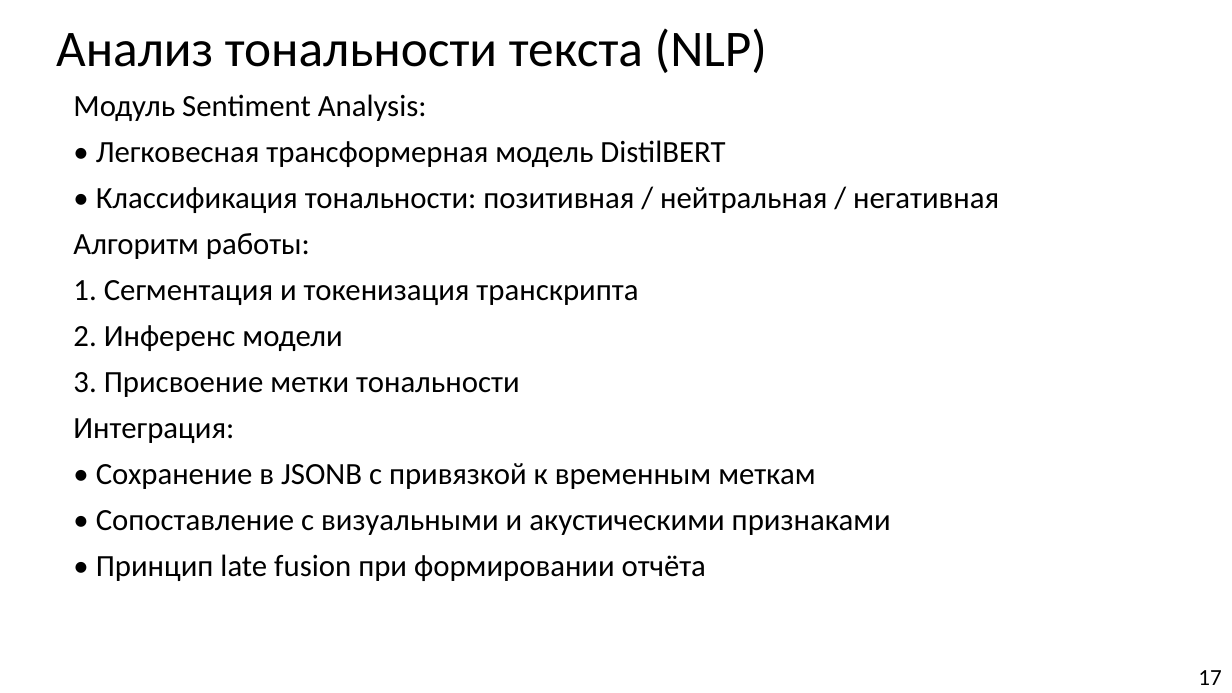
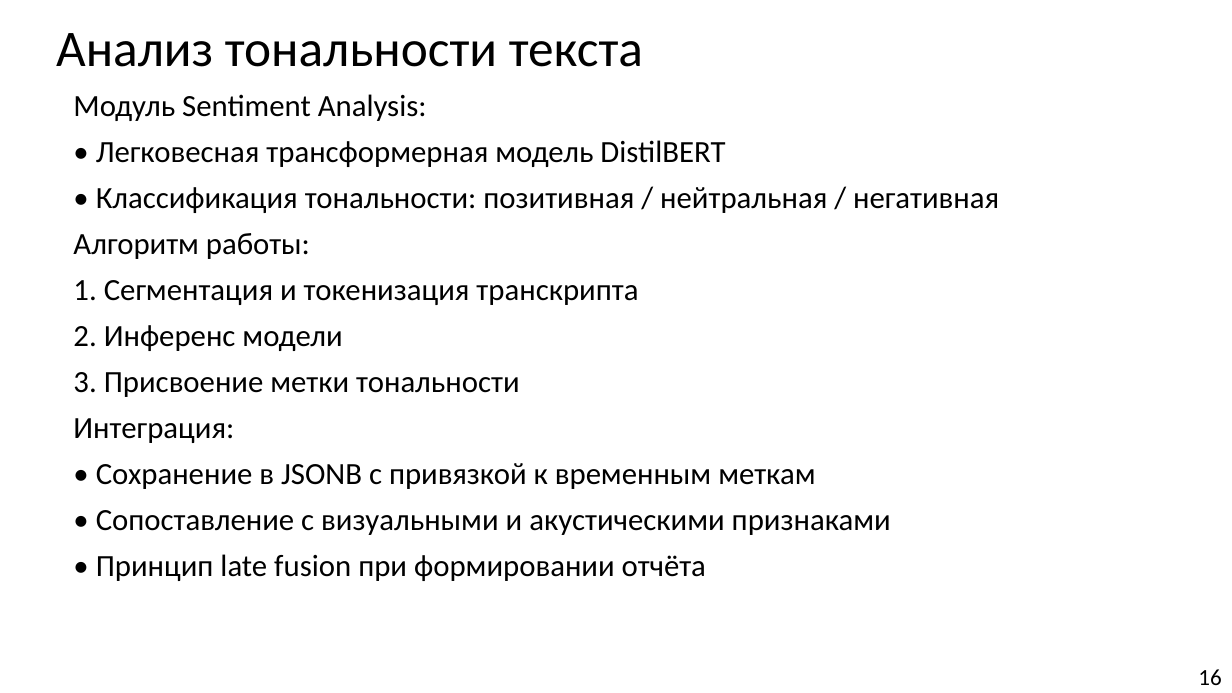
Before and after one commit to Hetsunya/diplom-docs, a slide deck: slide 16 of вкр/презентация по_ВКР_Демьянцев_Виталий_Владиславович_606_22.pptx (slide 17 before the commit). Drawn at 1232x693 pixels with LibreOffice and Linux fonts; fonts in the diff are those of the drawing. Boxes give left, top, right and bottom in pixels: in the first picture for what was removed or moved away, otherwise in the second. Text is boxed around its words. In the diff, an @@ line names an element or a change of style, - is before the commit and + after.

```diff
--- a/вкр/презентация по_ВКР_Демьянцев_Виталий_Владиславович_606_22.pptx
+++ b/вкр/презентация по_ВКР_Демьянцев_Виталий_Владиславович_606_22.pptx
@@ title at (x1=56, y1=33, x2=643, y2=67): text changed @@
-Анализ тональности текста (NLP)
+Анализ тональности текста
@@ page number at (x1=1198, y1=669, x2=1221, y2=685): text changed @@
-17
+16
```
Also in this commit, not shown: 4 other slides changed, 1 slide removed, 1 other file.
